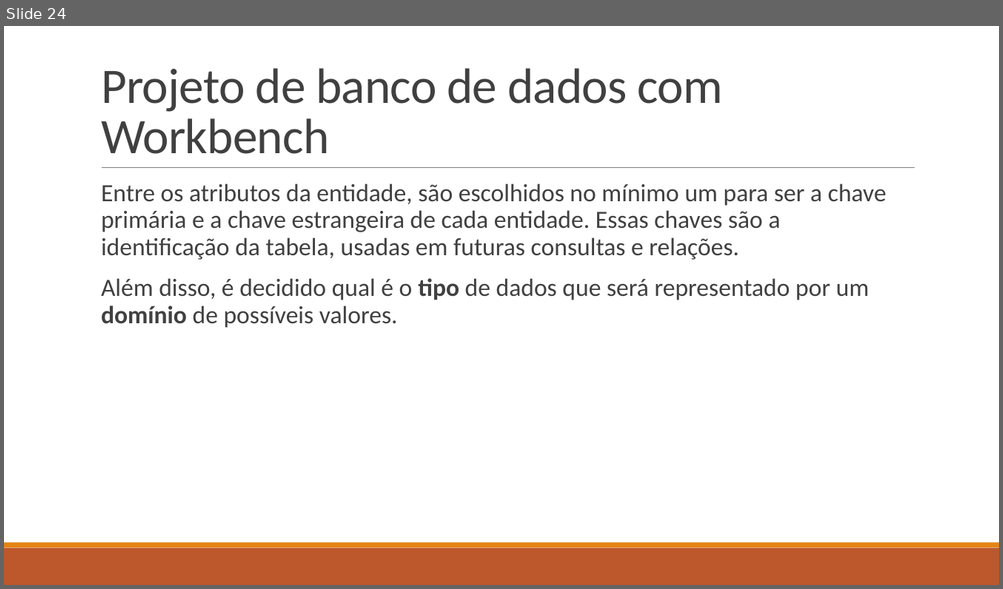
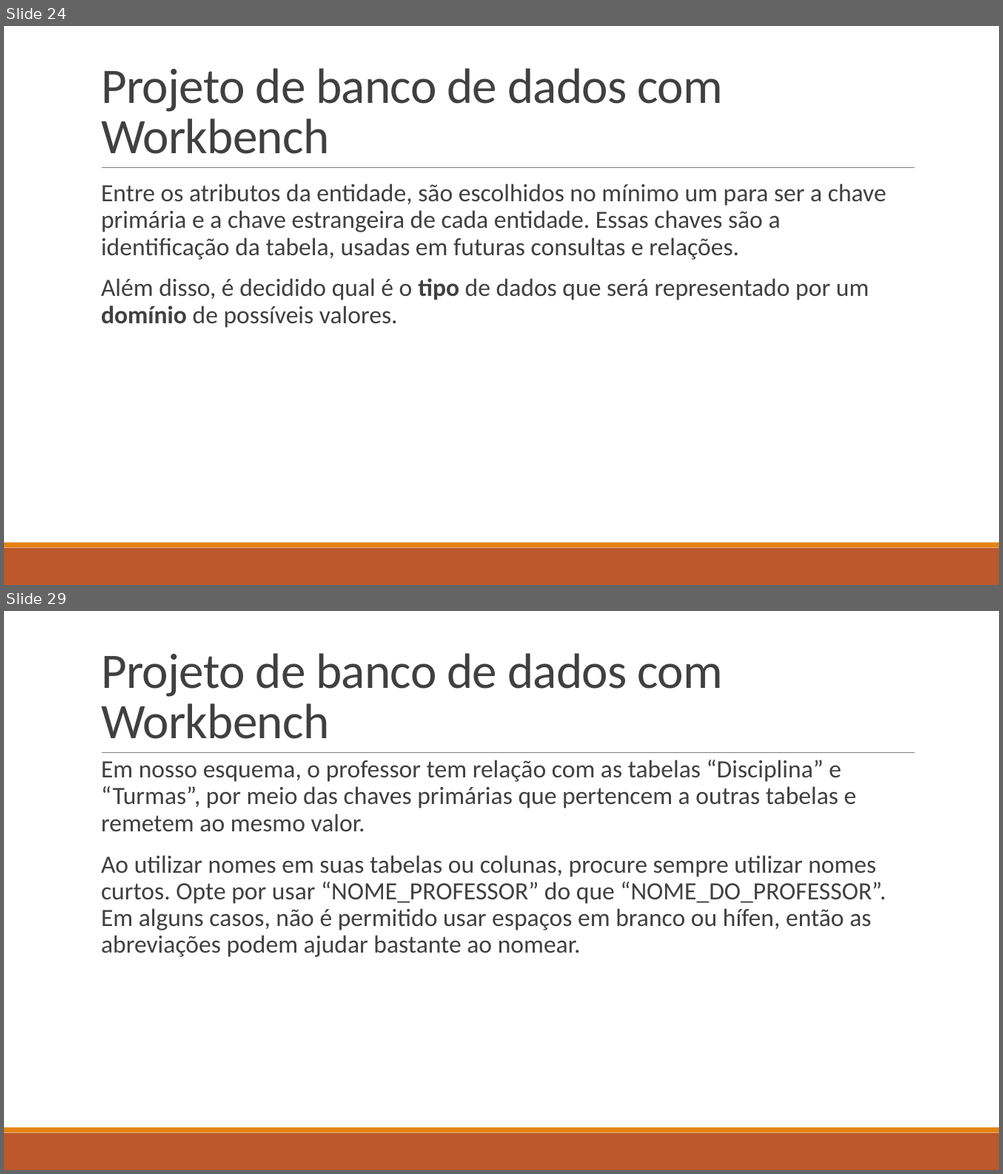
Before and after one commit to LucasHerculanoAmaro/Minhas-Aulas, a slide deck: Euripedes Simões de Paula/Banco de Dados/Aula 9/Projeto de Banco de Dados.pptx. Shown one above the other, each under a label of ours: slide 24 before the commit, slides 24 and 29 after it; the slides between them are not shown. The pictures are 1003x589 and 1003x1174 pixels, drawn with LibreOffice and Linux fonts; fonts in the diff are those of the drawing. Boxes give left, top, right and bottom in pixels: in the first picture for what was removed or moved away, otherwise in the second. Text is boxed around its words. In the diff, an @@ line names an element or a change of style, - is before the commit and + after.

Commit message:
Terminando o penultimo tema da aula 9 de Banco de dados

```diff
--- a/Euripedes Simões de Paula/Banco de Dados/Aula 9/Projeto de Banco de Dados.pptx
+++ b/Euripedes Simões de Paula/Banco de Dados/Aula 9/Projeto de Banco de Dados.pptx
@@ slide 29 added at [4,611,999,1170], background #FFFFFF; not listed: 3 template elements that a slide beside it also shows @@
@@ title added at [101,653,722,739], 48 pt, text #404040 @@
+Projeto de banco de dados com Workbench
@@ text added at [101,760,885,957], 24 pt, text #404040 @@
+  Em nosso esquema, o professor tem relação com as tabelas “Disciplina” e “Turmas”, por meio das chaves primárias que pertencem a outras tabelas e remetem ao mesmo valor.
+  Ao utilizar nomes em suas tabelas ou colunas, procure sempre utilizar nomes curtos. Opte por usar “NOME_PROFESSOR” do que “NOME_DO_PROFESSOR”. Em alguns casos, não é permitido usar espaços em branco ou hífen, então as abreviações podem ajudar bastante ao nomear.
```
Also in this commit, not shown: 2 slides changed, 3 other slides added, 1 other file.
